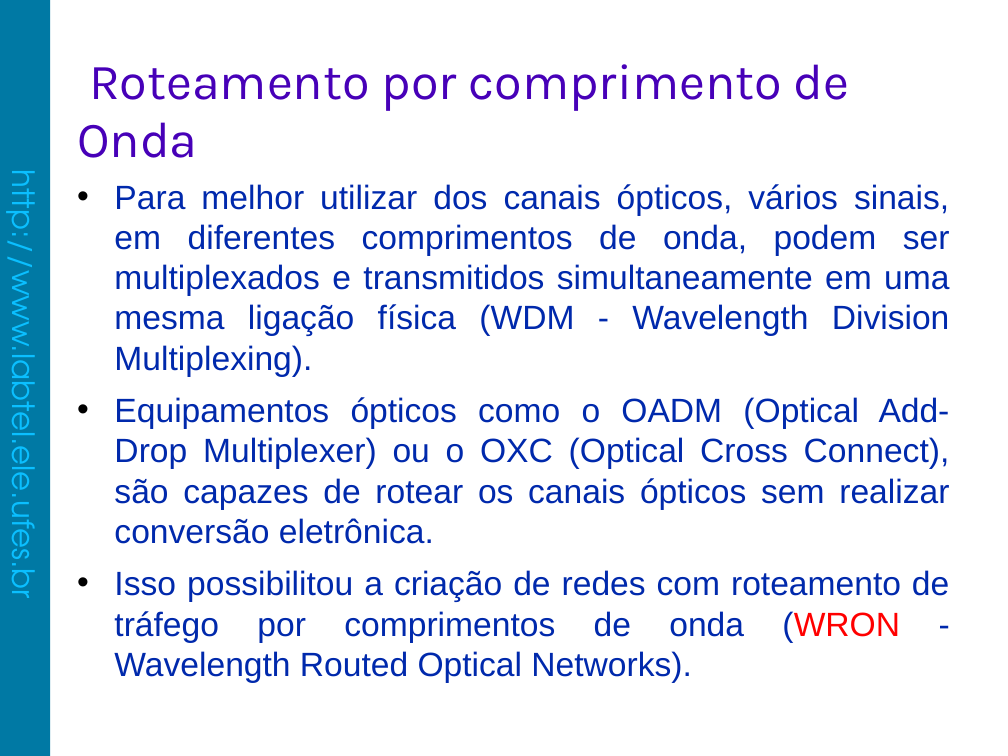
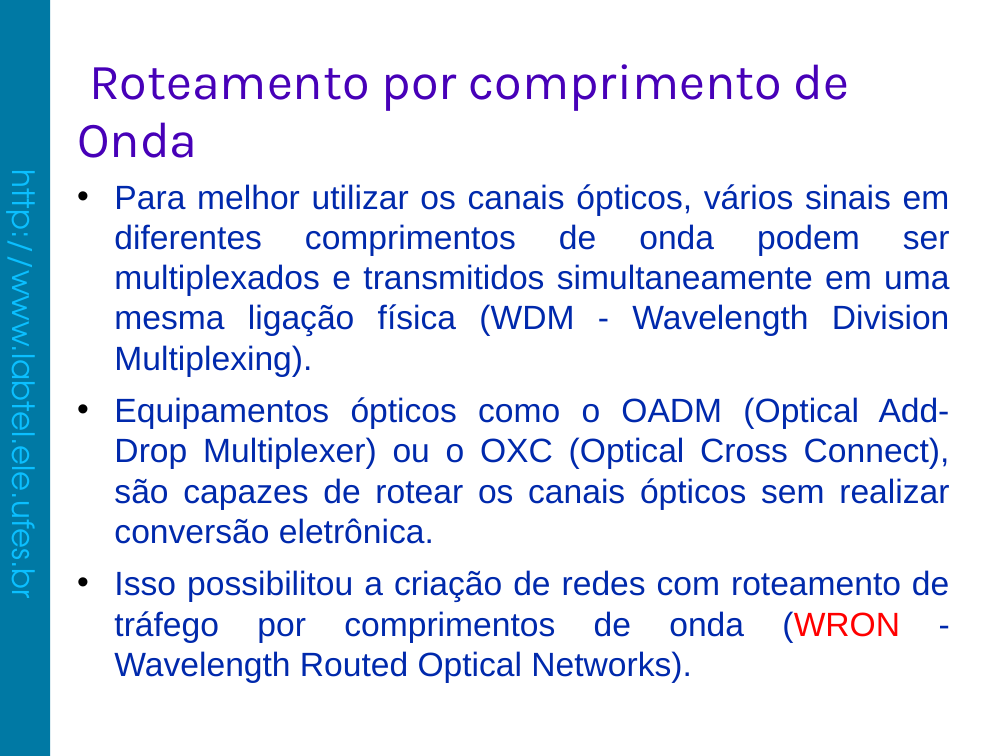
Before and after one commit to fabiolimath/twa, a slide deck: slide 5 of dissertacao/apresentacao/FabioLima-Apresentacao.odp. Drawn at 1008x756 pixels with LibreOffice and Linux fonts; fonts in the diff are those of the drawing; background and template pictures are left out. Boxes give left, top, right and bottom in pixels: in the first picture for what was removed or moved away, otherwise in the second. Text is boxed around its words. In the diff, an @@ line names an element or a change of style, - is before the commit and + after.

```diff
--- a/dissertacao/apresentacao/FabioLima-Apresentacao.odp
+++ b/dissertacao/apresentacao/FabioLima-Apresentacao.odp
@@ text at (114,184,950,377): text changed @@
-• Para melhor utilizar dos canais ópticos, vários sinais, em diferentes comprimentos de onda, podem ser multiplexados e transmitidos simultaneamente em uma mesma ligação física (WDM - Wavelength Division Multiplexing).
+• Para melhor utilizar os canais ópticos, vários sinais em diferentes comprimentos de onda podem ser multiplexados e transmitidos simultaneamente em uma mesma ligação física (WDM - Wavelength Division Multiplexing).
```
Also in this commit, not shown: 1 other file.
